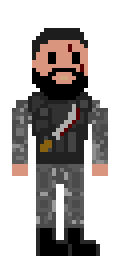
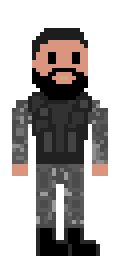
Layers edited between the first and the second w=128, h=256 image:
painted on "Calque 1" over box(40, 44, 84, 152)
removed layer "Calque 0 copie 3" over box(40, 44, 84, 152)
